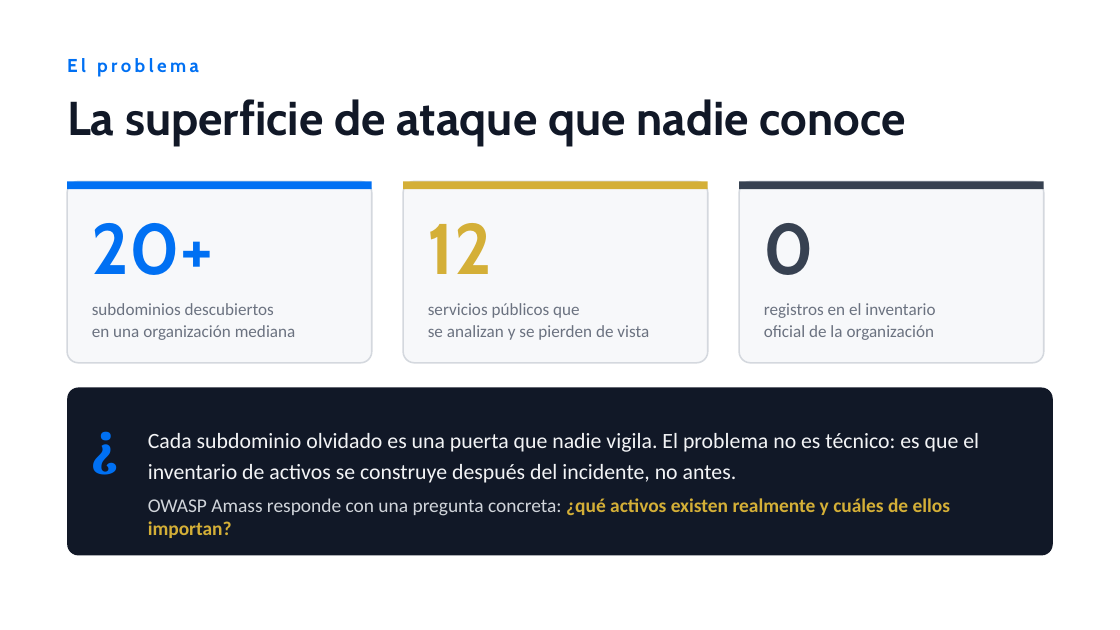
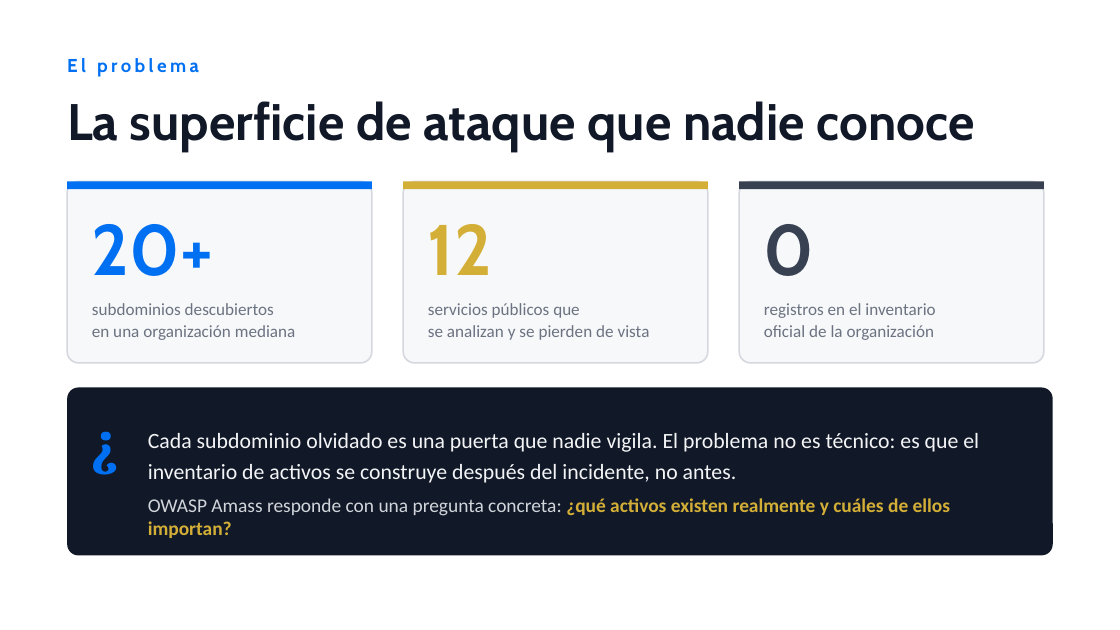
Before and after one commit to Mista299/lab-amass-owasp-seguridad-info, a slide deck: slide 2 of slides/output/OWASP-Amass-Presentacion.pptx. Drawn at 1120x630 pixels with LibreOffice and Linux fonts; fonts in the diff are those of the drawing. Boxes give left, top, right and bottom in pixels: in the first picture for what was removed or moved away, otherwise in the second. Text is boxed around its words. In the diff, an @@ line names an element or a change of style, - is before the commit and + after.

```diff
--- a/slides/output/OWASP-Amass-Presentacion.pptx
+++ b/slides/output/OWASP-Amass-Presentacion.pptx
@@ text "La superficie de ataque que ..." at (67, 101, 975, 151): size 30.5 to 33 pt; line spacing 0.9 to 1 @@
```
Also in this commit, not shown: 3 other slides changed, 9 other files.
